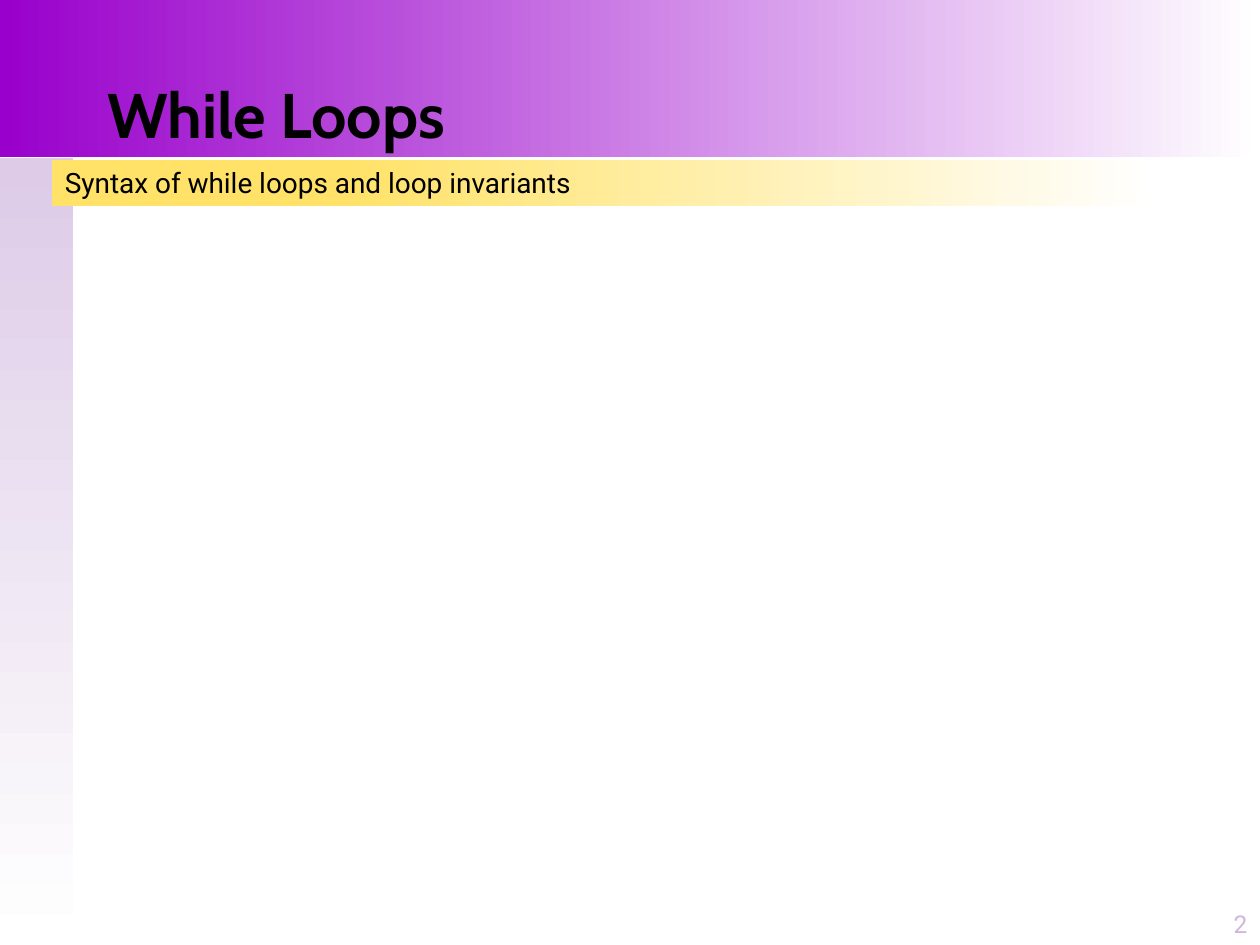
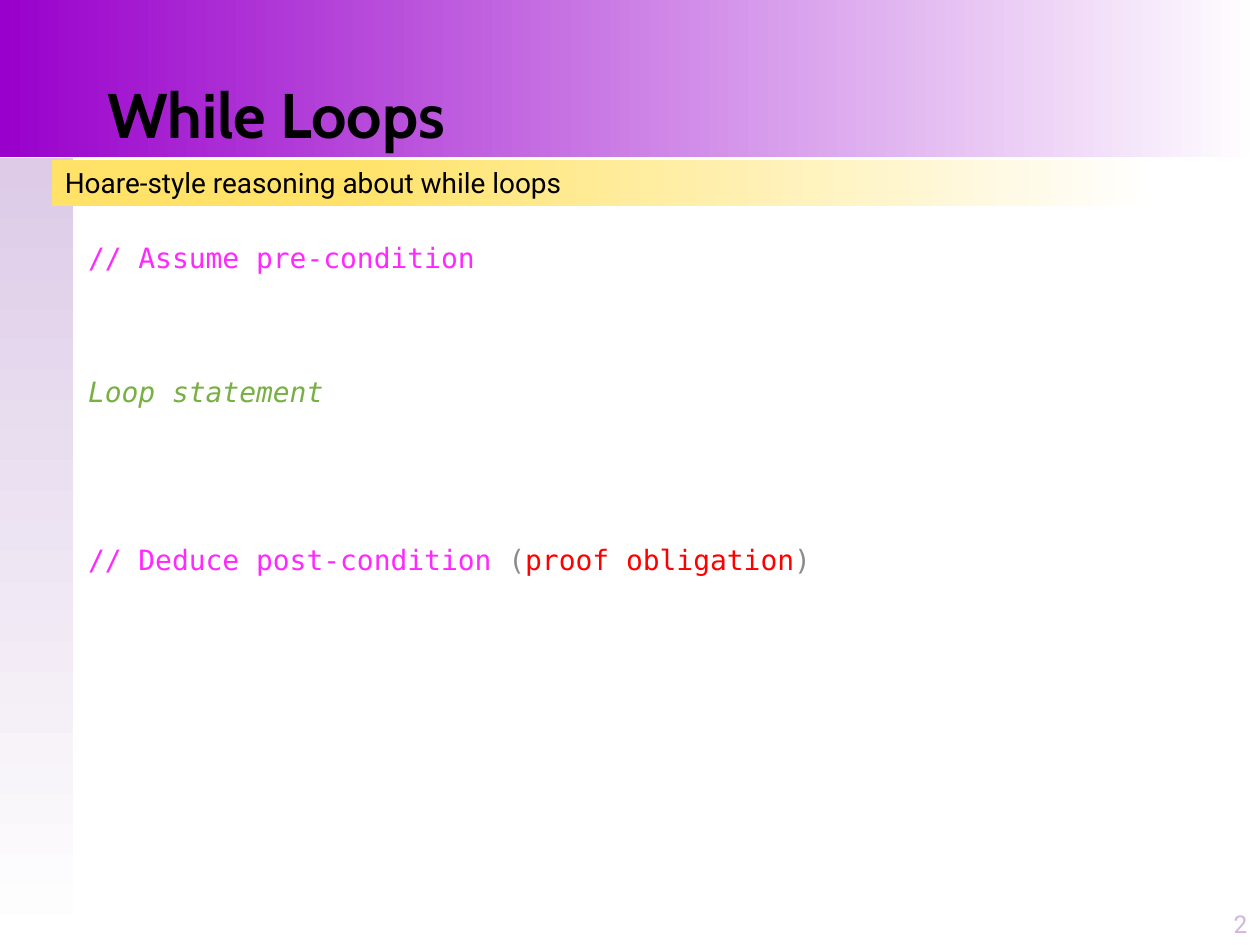
Before and after one commit to santoslab/stress24, a slide deck: slide 2 of slides/M-02-01-Loops-Invariants.pptx. Drawn at 1260x945 pixels with LibreOffice and Linux fonts; fonts in the diff are those of the drawing. Boxes give left, top, right and bottom in pixels: in the first picture for what was removed or moved away, otherwise in the second. Text is boxed around its words. In the diff, an @@ line names an element or a change of style, - is before the commit and + after.

Commit message:
work on slides for M2

```diff
--- a/slides/M-02-01-Loops-Invariants.pptx
+++ b/slides/M-02-01-Loops-Invariants.pptx
@@ text in rectangle at <box>65,172,561,199</box>: text changed @@
-Syntax of while loops and loop invariants
+Hoare-style reasoning about while loops
@@ text added at <box>88,246,811,576</box>, 16 pt, text #FF29FF @@
+// Assume pre-condition
+Loop statement
+// Deduce post-condition (proof obligation)
```
Also in this commit, not shown: 8 slides added, 11 other files.
